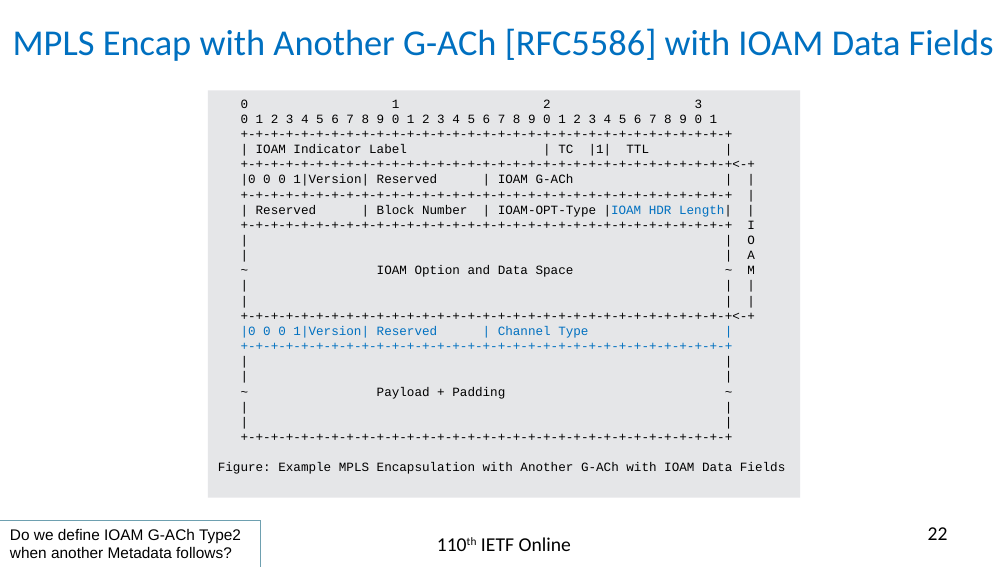
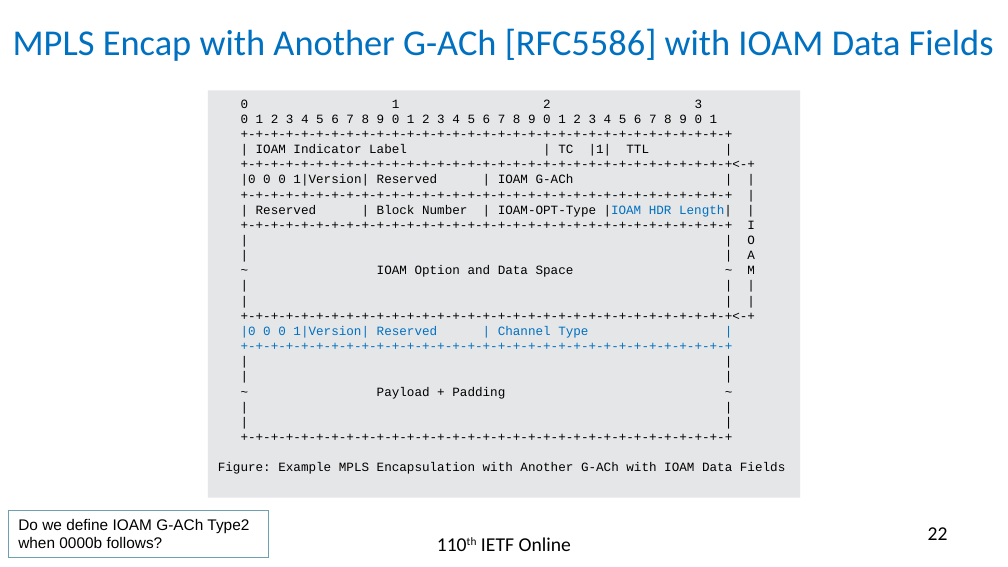
Before and after one commit to rakgandhi/ietf-slides, a slide deck: slide 22 of draft-gandhi-mpls-ioam-sr-06.pptx. Drawn at 1008x567 pixels with LibreOffice and Linux fonts; fonts in the diff are those of the drawing. Boxes give left, top, right and bottom in pixels: in the first picture for what was removed or moved away, otherwise in the second. Text is boxed around its words. In the diff, an @@ line names an element or a change of style, - is before the commit and + after.

```diff
--- a/draft-gandhi-mpls-ioam-sr-06.pptx
+++ b/draft-gandhi-mpls-ioam-sr-06.pptx
@@ rectangle "Do we define IOAM G-ACh ..." moved from (x1=0, y1=520, x2=260, y2=567) to (x1=8, y1=510, x2=268, y2=557) @@
@@ text in rectangle at (x1=18, y1=519, x2=249, y2=548): text changed @@
-Do we define IOAM G-ACh Type2 when another Metadata follows?
+Do we define IOAM G-ACh Type2 when 0000b follows?
```
Also in this commit, not shown: 4 other slides changed, 1 other file.
